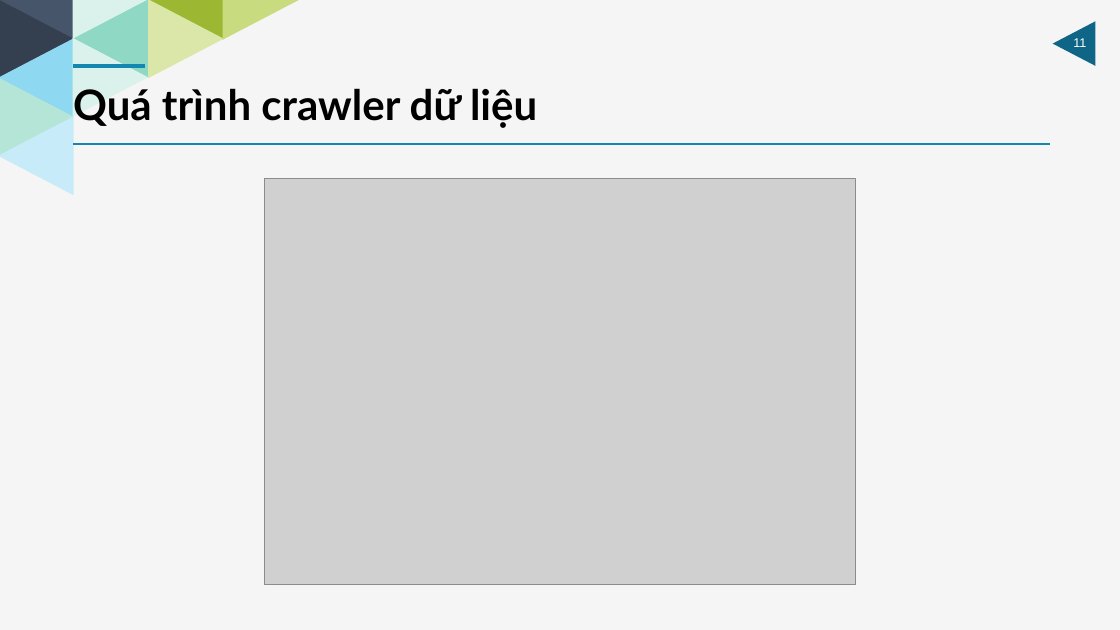
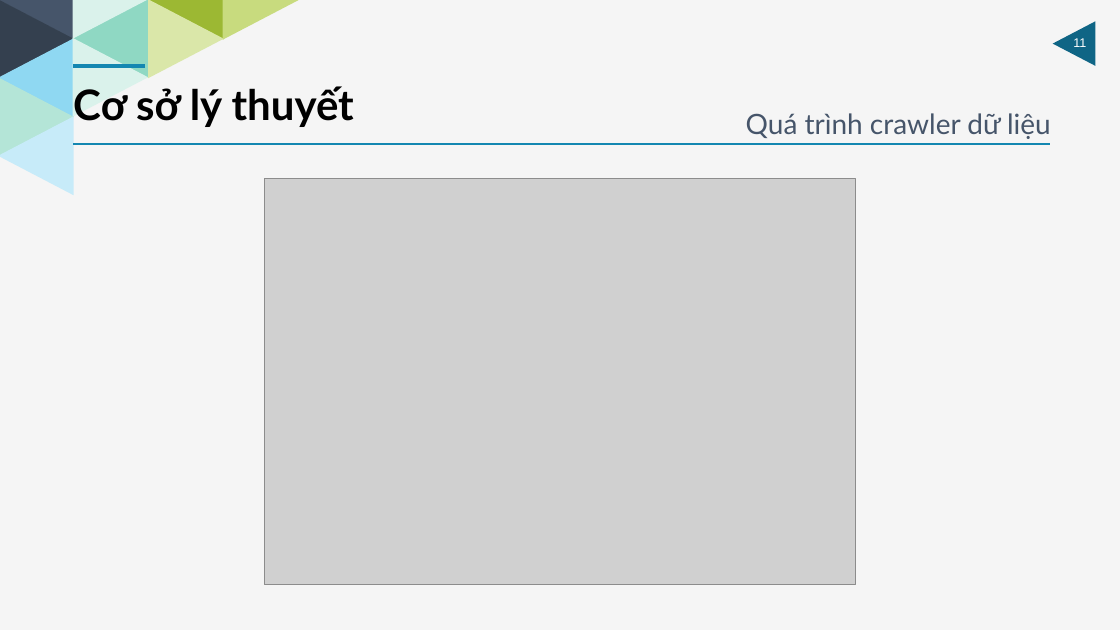
Before and after one commit to HaiUIT-zz/Price-Compare-System, a slide deck: slide 11 of presentation/final-file-present/Report-Project-14012018.pptx. Drawn at 1120x630 pixels with LibreOffice and Linux fonts; fonts in the diff are those of the drawing; grey boxes stand for pictures. Boxes give left, top, right and bottom in pixels: in the first picture for what was removed or moved away, otherwise in the second. Text is boxed around its words. In the diff, an @@ line names an element or a change of style, - is before the commit and + after.

```diff
--- a/presentation/final-file-present/Report-Project-14012018.pptx
+++ b/presentation/final-file-present/Report-Project-14012018.pptx
@@ text added at [73, 86, 354, 127], 36 pt, text #000000, bold @@
+Cơ sở lý thuyết
@@ text "Quá trình crawler dữ liệu": place and size @@
-text "Quá trình crawler dữ liệu" at [73, 88, 537, 128]
+text "Quá trình crawler dữ liệu" at [746, 113, 1051, 139]
@@ text "Quá trình crawler dữ liệu" at [746, 113, 1051, 139]: size 36 to 24 pt, text colour #000000 to #46556A, bold off @@
```
Also in this commit, not shown: 9 other slides changed, 1 slide removed, 8 other files.
